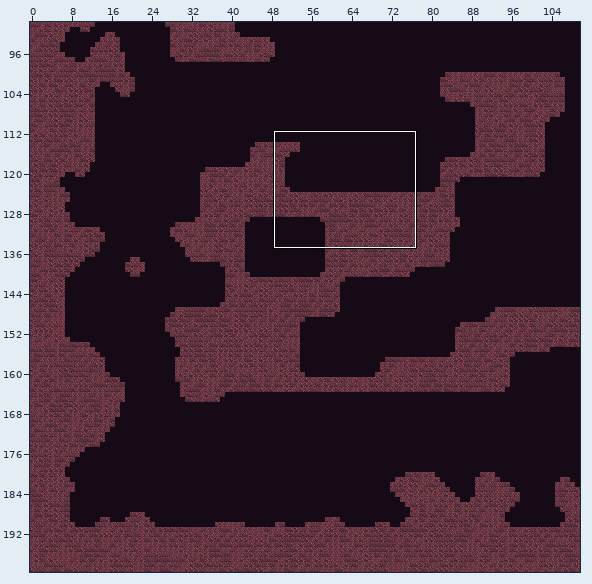
Two versions of a level (Tiled map, android/assets/maps/level1.tmx). The picture above shows the old version from afar; the outline marks the close-up.
Close-up. Before the edit:
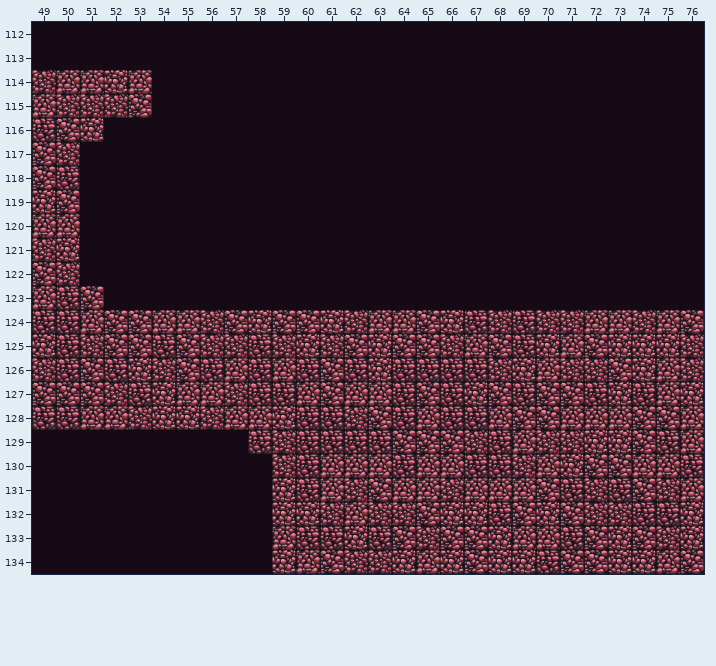
Cells are 64x64 px. Shown: x 49..76, y 112..134. The commit also changed other parts of the map, which this record leaves out.
After:
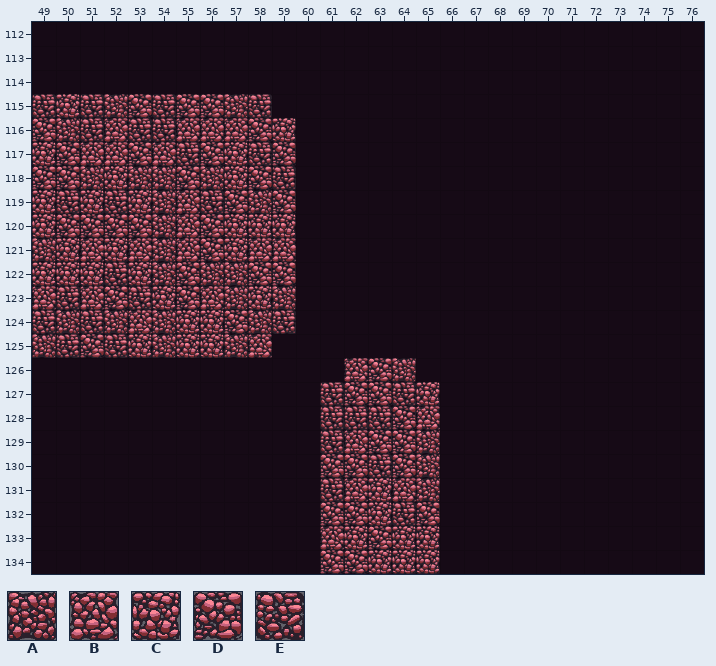
Key: from "tileMapGutter": A 5, B 6, C 7, D 8, E 9.
_ is an empty cell.
The edit:
Layer "terrain":
y 114: x 49..53 ABBCB -> _____
y 115: x 49..51 BAA -> ECE; x 54..58 _____ -> EDDAE
y 116: x 49..59 EDC________ -> DAEBEEBBBDC
y 117: x 49..59 DA_________ -> CDBBDBEDCED
y 118: x 50..59 E_________ -> DACAADACDE
y 119: x 50..59 D_________ -> ECECABEDAD
y 120: x 49..59 BB_________ -> CDDDDABDCCC
y 121: x 51..59 _________ -> BCBABDCBB
y 122: x 49..59 DA_________ -> CCCECADAADD
y 123: x 51..59 D________ -> BDECDBACA
y 124: x 50..56 EBDDBBA -> AEABACC; x 58..76 CDDCABBDCEAEAABBABD -> AE_________________
y 125: x 49 C -> A; x 51..56 ADDEDA -> DECACC; x 58..76 EACADCDDABDECBDCCCA -> B__________________
y 126: x 49..76 AEDECADEBEBEDECEEEEACBAADCBA -> _____________BDA____________
y 127: x 49..63 DDDAECBBAEEBDBB -> ____________EDD; x 65..76 DECDEDDECEBC -> C___________
y 128: x 49..60 EEBBACCABBCE -> ____________; x 62..64 ADE -> EED; x 66..76 EEBDDBBBDDB -> ___________
y 129: x 58..60 EAE -> ___; x 62..63 EE -> BD; x 65..76 DDAEBAACCDEB -> A___________
y 130: x 59..76 AEBBBEBBEEABCDDBBE -> __DDEDA___________
y 131: x 59..63 CEBAD -> __EBC; x 65..76 BABBBDEAEDAB -> A___________
y 132: x 59..64 CCABAA -> __DDCE; x 66..76 CCEDCDAAEEC -> ___________
y 133: x 59..61 BEE -> __B; x 63..76 EDADDCBBEDCDAC -> DCC___________
y 134: x 59..60 CB -> __; x 62..63 AA -> DC; x 65..76 BCDCCEDDCCBD -> C___________
